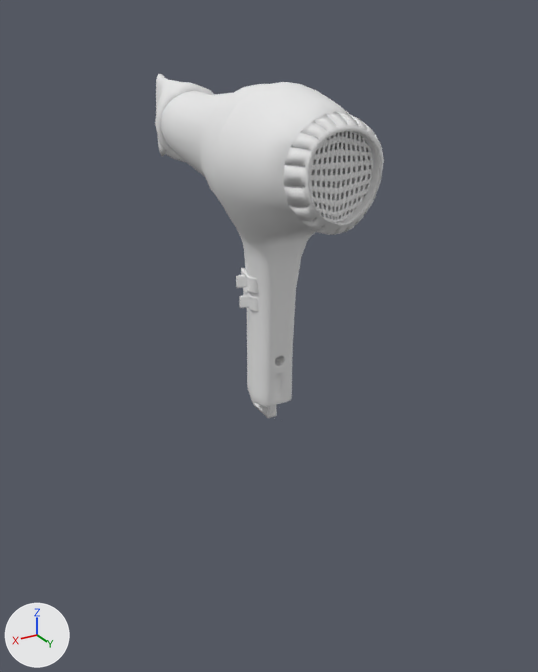
What one commit did to the glTF model public/models/glb/hairdryer.glb.
Both versions are drawn from a camera (50 mm lens) standing at (17.7, 34.1, 89.8) and looking at (-6.6, -6.4, 69.5). Lighting does not change. The marker at lower left points along +X, +Y and +Z. Where no turn or scale is listed for an object, it has been applied to the vertices.

Names of what the first picture shows: 'uploads_files_2749136_HairDryerOBJ'.
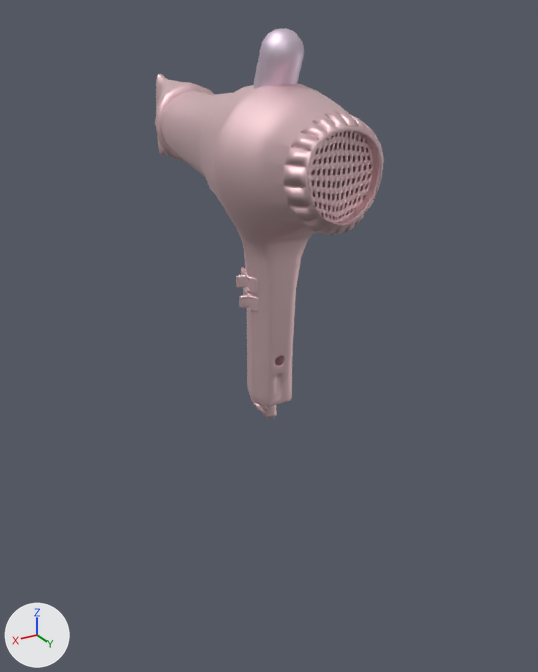
The newer file is also turned or shifted as a whole; pictures and numbers use the older file's frame.

Boxes (x1, y1, x2, y2) around the edits, measured in the pictures (538 x 672 px):
'uploads_files_2749136_HairDryerOBJ', recoloured
    both: (155, 74, 384, 418)
'Mball.001', added
    after: (253, 28, 304, 89)

Edits to the bpy script that builds the scene:
```text
Add mat_material:
    mat_material = principled_material('Material')
    mat_material.base_color = (0.847, 0.624, 0.651)  # white #edcfd3
    mat_material.metallic = 1.0
    mat_material.roughness = 0.614
Add mat_material_001:
    mat_material_001 = principled_material('Material.001')
    mat_material_001.base_color = (0.801, 0.674, 0.789)  # white #e7d6e6
    mat_material_001.metallic = 1.0
    mat_material_001.roughness = 0.595
Change me_uploads_files_2749136_hairdryerobj:
    where me_uploads_files_2749136_hairdryerobj.from_pydata(...)  # 4403 vertices, 8821 faces; spans x -8.8..-0.4, y -19.8..4.7, z -7.8..28.8
    remove me_uploads_files_2749136_hairdryerobj.materials.append(mat_aistandardsurface27sg)  # white #e7e7e7
    add me_uploads_files_2749136_hairdryerobj.materials.append(mat_material)  # white #edcfd3
Add me_mesh:
    me_mesh.from_pydata(...)  # 300 vertices, 596 faces; spans x -9.22..-6.91, y -10.74..-7.64, z 26.77..30.85
    me_mesh.materials.append(mat_material_001)  # white #e7d6e6
Add ob_mball_001:
    ob_mball_001 = bpy.data.objects.new('Mball.001', me_mesh)
    ob_mball_001.location = (3.64, 7.35, 58.3)
```
